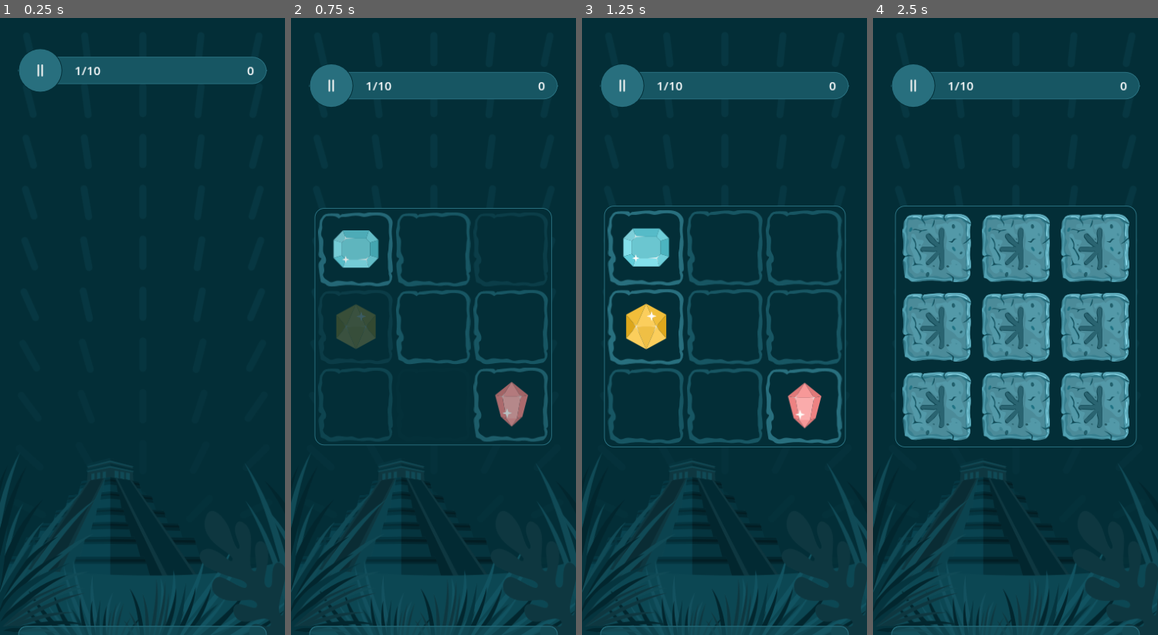
Above: before the commit, frames 1-4 (left to right).
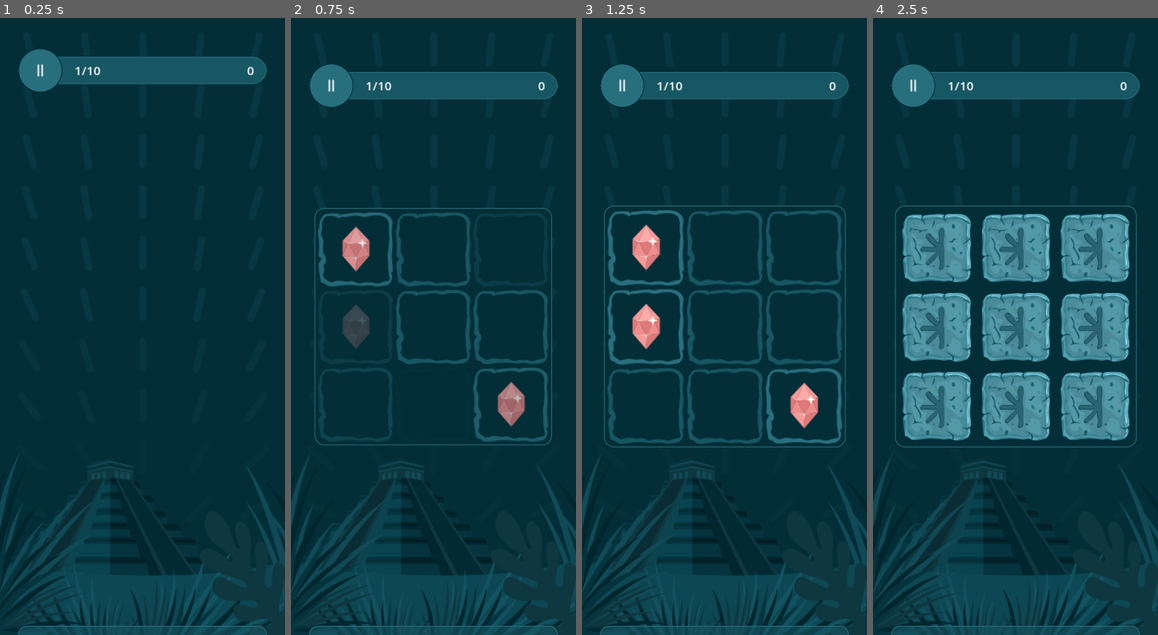
Above: after the commit, the same moments.

Repository: SugarF0x/hidden-gems-gd
Game: Godot game, scene res://hidden_gems_scene.tscn
Two runs of this game, one before a commit and one after it. Both use one fixed random seed, a clock stepped at 60 frames per second and the inputs below.
Inputs (mouse positions are in pixels of both pictures, inside the frame that each line leads up to):
- Up to frame 1 (0.25 s): no input
- Up to frame 2 (0.75 s): click (433, 277) at 0.52 s
- Up to frame 3 (1.25 s): no input
- Up to frame 4 (2.5 s): click (935, 246) at 1.27 s; click (935, 246) at 2.02 s

Frame 1 is identical in both runs. In frame 2, 1.5% of the frame differs, in the area x 14-84%, y 33-67%; in frame 3, 2.1%, in the area x 14-85%, y 33-67%; in frame 4, nothing differs.

Commit message:
refactor gem
remove implicit icon randomization and cleanup the code itself

Diff:
--- a/gem.gd
+++ b/gem.gd
@@ -1,7 +1,9 @@
+@tool
 class_name Gem extends Control
 
+#region static
+
 const ICONS_PATH := "res://assets/gems"
-const SIZE := 100
 
 enum BackgroundState {
 	EMPTY,
@@ -22,28 +24,32 @@
 @onready var background_texture_rect: TextureRect = $BackgroundTextureRect
 @onready var gem_texture_rect: TextureRect = $GemTextureRect
 @onready var animation_player: AnimationPlayer = $AnimationPlayer
+@onready var button: Button = $Button
 
-var disabled: bool = false
-func disable() -> void: disabled = true
-func enable() -> void: disabled = false
+#endregion
+#region properties
 
-@export var state := BackgroundState.HIDDEN:
-	set(value):
-		state = value
-		update_background_image()
-		update_gem_visibility()
+@export var state: BackgroundState = BackgroundState.HIDDEN : set = set_state
+@export var icon: Texture2D = preload(ICONS_PATH + "/1.svg") : set = set_icon
+@export var tile_size: int = 100 : set = set_tile_size
 
-var selected_icon: Texture2D:
-	set(value):
-		selected_icon = value
-		update_gem_texture()
+func set_state(value: BackgroundState) -> void:
+	state = value
+	update_background_image()
+	update_gem_visibility()
+
+func set_icon(value: Texture2D) -> void:
+	icon = value
+	update_gem_texture()
+
+func set_tile_size(value: int) -> void:
+	tile_size = value
+	update_node_sizes()
+
+#endregion
 
 func _ready() -> void:
-	set_controls_node_size()
-	set_random_gem_icon()
-	update_background_image()
-	update_gem_visibility()
-	_editor_on_ready()
+	connect_button_signals()
 
 func set_random_gem_icon() -> void:
 	var dir: DirAccess = DirAccess.open(ICONS_PATH)
@@ -67,27 +73,27 @@
 		return
 
 	var random_index: int = randi() % svg_files.size()
-	selected_icon = load(ICONS_PATH + "/" + svg_files[random_index])
+	icon = load(ICONS_PATH + "/" + svg_files[random_index])
 
-func set_controls_node_size() -> void:
-	custom_minimum_size = Vector2(SIZE, SIZE)
+func update_node_sizes() -> void:
+	if not is_node_ready(): return
+	custom_minimum_size = Vector2(tile_size, tile_size)
+	pivot_offset = custom_minimum_size / 2
+	gem_texture_rect.size = Vector2(tile_size * .69, tile_size * .68)
+	gem_texture_rect.position = Vector2((tile_size * .31) / 2, (tile_size * .32) / 2)
 
 func update_background_image() -> void:
-	if not background_texture_rect: return
+	if not is_node_ready(): return
 	background_texture_rect.texture = BACKGROUND_IMAGES[state]
 
 func update_gem_texture() -> void:
-	if not gem_texture_rect: return
-	gem_texture_rect.texture = selected_icon
+	if not is_node_ready(): return
+	gem_texture_rect.texture = icon
 
 func update_gem_visibility() -> void:
-	if not gem_texture_rect: return
+	if not is_node_ready(): return
 	if state == BackgroundState.FOUND or state == BackgroundState.MISSED: gem_texture_rect.visible = true
 	else: gem_texture_rect.visible = false
-
-func _editor_on_ready() -> void:
-	if Engine.is_editor_hint(): state = BackgroundState.FOUND
-	else: state = BackgroundState.HIDDEN
 
 func set_opacity(value: float) -> void: modulate.a = value
 
@@ -101,13 +107,28 @@
 	else: animation_player.play_backwards("press")
 	return animation_player.animation_finished
 
+#region press handling
+
+func connect_button_signals() -> void:
+	button.button_down.connect(on_press_down)
+	button.button_up.connect(on_press_up)
+	button.pressed.connect(on_gem_clicked)
+
+var disabled: bool = false
+func disable() -> void: disabled = true
+func enable() -> void: disabled = false
+
 signal gem_clicked
 func on_gem_clicked(): if not disabled: gem_clicked.emit()
 
 var _is_pressed: bool = false
-func on_press_down(): if not disabled:
-	_is_pressed = true
-	play_press(true)
-func on_press_up(): if not disabled || _is_pressed:
-	_is_pressed = false
-	play_press(false)
+func on_press_down():
+	if not disabled:
+		_is_pressed = true
+		play_press(true)
+func on_press_up():
+	if not disabled || _is_pressed:
+		_is_pressed = false
+		play_press(false)
+
+#endregion
--- a/gem.tscn
+++ b/gem.tscn
@@ -1,8 +1,8 @@
 [gd_scene load_steps=8 format=3 uid="uid://56q1v0fgl0yi"]
 
 [ext_resource type="Script" path="res://gem.gd" id="1_e1ali"]
-[ext_resource type="Texture2D" uid="uid://dpgew03covbjf" path="res://assets/backgrounds/found.svg" id="2_p743g"]
-[ext_resource type="Texture2D" uid="uid://xxk4vwn1128n" path="res://assets/gems/2.svg" id="3_aihw5"]
+[ext_resource type="Texture2D" uid="uid://fseeopolpjm6" path="res://assets/backgrounds/hidden.svg" id="2_7w80m"]
+[ext_resource type="Texture2D" uid="uid://c7c8fmrpa0hxy" path="res://assets/gems/1.svg" id="3_ct0j7"]
 
 [sub_resource type="Animation" id="Animation_et3wj"]
 length = 0.001
@@ -80,7 +80,6 @@
 offset_bottom = 68.0
 pivot_offset = Vector2(50, 50)
 script = ExtResource("1_e1ali")
-state = 1
 
 [node name="AnimationPlayer" type="AnimationPlayer" parent="."]
 libraries = {
@@ -88,25 +87,23 @@
 }
 
 [node name="BackgroundTextureRect" type="TextureRect" parent="."]
-layout_mode = 0
-offset_right = 40.0
-offset_bottom = 40.0
-texture = ExtResource("2_p743g")
+layout_mode = 1
+anchors_preset = 15
+anchor_right = 1.0
+anchor_bottom = 1.0
+grow_horizontal = 2
+grow_vertical = 2
+texture = ExtResource("2_7w80m")
 
 [node name="GemTextureRect" type="TextureRect" parent="."]
-layout_mode = 1
-anchors_preset = 8
-anchor_left = 0.5
-anchor_top = 0.5
-anchor_right = 0.5
-anchor_bottom = 0.5
-offset_left = -34.5
-offset_top = -34.0
-offset_right = 34.5
-offset_bottom = 34.0
-grow_horizontal = 2
-grow_vertical = 2
-texture = ExtResource("3_aihw5")
+visible = false
+layout_mode = 0
+offset_left = 15.5
+offset_top = 16.0
+offset_right = 84.5
+offset_bottom = 84.0
+pivot_offset = Vector2(75.9, 74.8)
+texture = ExtResource("3_ct0j7")
 
 [node name="Button" type="Button" parent="."]
 layout_mode = 1
@@ -118,7 +115,3 @@
 focus_mode = 0
 theme_type_variation = &"FlatButton"
 flat = true
-
-[connection signal="button_down" from="Button" to="." method="on_press_down"]
-[connection signal="button_up" from="Button" to="." method="on_press_up"]
-[connection signal="pressed" from="Button" to="." method="on_gem_clicked"]
